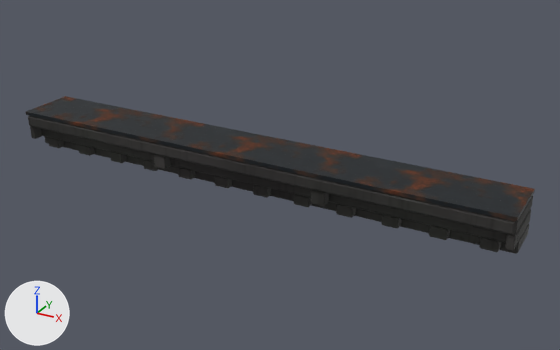
A saved change to the glTF model void-runner/assets/models/kit/kit_cornice_6m.glb.
Camera for both pictures: a 50 mm camera at (7.13, -6.46, 3.63) aimed at (3.32, 0.48, 0.16). The lights are fixed; the arrows at lower left show +X, +Y and +Z. The older version comes first. Where no turn or scale is listed for an object, it has been applied to the vertices.

In view in the first picture: 'kit_cornice_6m'.
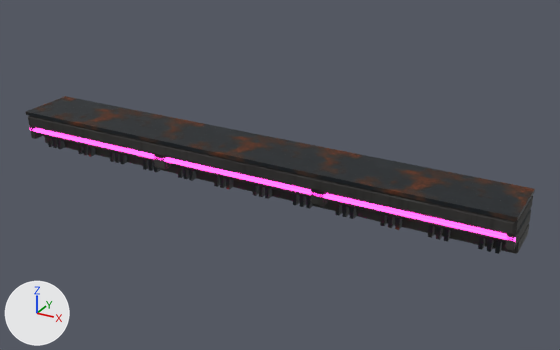
What differs and where, as boxes (x1, y1, x2, y2) in the pictures (560 x 350 px):
'kit_cornice_6m__neon_0', added
    after: (30, 128, 516, 242)

The change, as a list of edits to the scene's bpy script:
```text
Add img_kit_emissive_color_png:
    img_kit_emissive_color_png = load_image('kit_emissive_color.png', 'textures/kit_emissive_color.png', 1024, 1024, 'sRGB')
Add mat_kit_emissive:
    mat_kit_emissive = bpy.data.materials.new('kit_emissive')
    mat_kit_emissive.use_nodes = True; mat_kit_emissive.node_tree.nodes.clear()
    _N = mat_kit_emissive.node_tree.nodes; _L = mat_kit_emissive.node_tree.links
    n0 = _N.new('ShaderNodeBsdfPrincipled'); n0.name = 'Principled BSDF'
    n0.inputs[0].default_value = (0.0, 0.0, 0.0, 1.0)  # 'Base Color', black #000000
    n0.inputs[28].default_value = 6.0  # 'Emission Strength'
    n1 = _N.new('ShaderNodeOutputMaterial'); n1.name = 'Material Output'
    n2 = _N.new('ShaderNodeTexImage'); n2.name = 'Image Texture'
    n2.image = img_kit_emissive_color_png
    _L.new(n0.outputs[0], n1.inputs[0])  # 'BSDF' to 'Surface'
    _L.new(n2.outputs[0], n0.inputs[27])  # 'Color' to 'Emission Color'
Add me_kit_cornice_6m__neon_0:
    me_kit_cornice_6m__neon_0.from_pydata(...)  # a box spanning x 0.0..6.0, y 0.03..0.07, z 0.24..0.28
    me_kit_cornice_6m__neon_0.materials.append(mat_kit_emissive)
Add ob_kit_cornice_6m__neon_0:
    ob_kit_cornice_6m__neon_0 = bpy.data.objects.new('kit_cornice_6m__neon_0', me_kit_cornice_6m__neon_0)
    ob_kit_cornice_6m__neon_0.location = (0.0, 0.0, 0.0)
```
